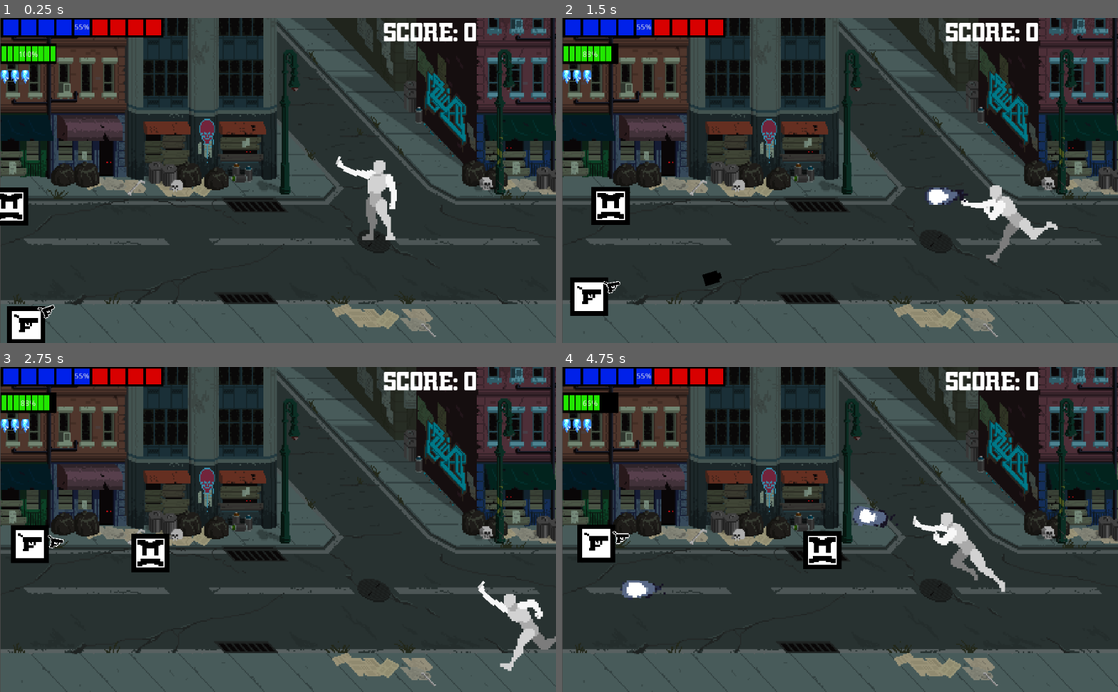
Above: before the commit, frames 1-4 (two rows, left to right).
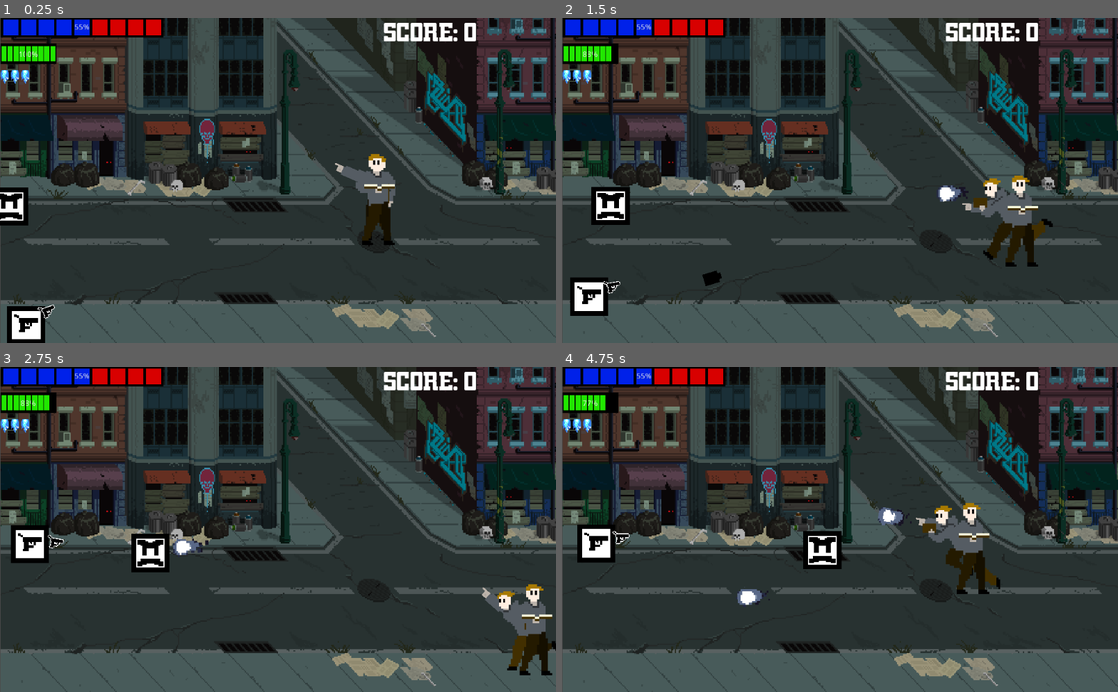
Above: after the commit, the same moments.

Repository: Fronzalo/Political_Counter
Game: Godot game, scene res://Testing grounds.tscn
Two runs of this game, one before a commit and one after it. Both use one fixed random seed, a clock stepped at 60 frames per second and the inputs below.
Inputs (mouse positions are in pixels of both pictures, inside the frame that each line leads up to):
- Up to frame 1 (0.25 s): no input
- Up to frame 2 (1.5 s): move the mouse to (962, 164) at 0.52 s; hold D (right) 0.53-1.28 s; right-click (962, 164) at 0.6 s; move the mouse to (728, 196) at 1.27 s; hold S (down) from 1.28 s (still down); click (728, 196) at 1.35 s
- Up to frame 3 (2.75 s): move the mouse to (333, 458) at 2.02 s; release S (down) at 2.03 s; hold D (right) from 2.03 s (still down); right-click (333, 458) at 2.1 s
- Up to frame 4 (4.75 s): move the mouse to (812, 594) at 2.77 s; release D (right) at 2.78 s; hold Up (up) 2.78-3.53 s; click (812, 594) at 2.85 s; move the mouse to (1006, 578) at 3.52 s; hold A (left) from 3.53 s (still down); right-click (1006, 578) at 3.6 s; tap R (Reload) at 4.15 s; move the mouse to (673, 480) at 4.27 s; click (673, 480) at 4.35 s

The runs differ from the first frame. In frame 1, 1.4% of the frame differs, in the area x 60-72%, y 41-70%; in frame 2, 2.2%; in frame 3, 2.0%; in frame 4, 2.9%, in the area x 3-80%, y 8-74%.

Commit message:
better graphics
uwu

Diff:
--- a/Biden.gd
+++ b/Biden.gd
@@ -84,9 +84,11 @@
 			$Biden.show()
 			firing = false
 			$Go.start()
-	if health <= 0:
+	if health <= 0 and health >= -5:
+		health = -10
+	if health == -10:
 		explode()
-
+		health = -9
 func explode():
 	speed = 0
 	$Go.stop()
@@ -98,8 +100,8 @@
 	$EXPLODE.show()
 	$Lazer_animation/AnimationPlayer.play("Explode")
 	yield($Lazer_animation/AnimationPlayer,"animation_finished")
+	queue_free()
 	PlayerInfo.change_score(+800)
-	queue_free()
 
 
 
--- a/KinematicBody2D.gd
+++ b/KinematicBody2D.gd
@@ -27,17 +27,7 @@
 			chargetimer = false
 
 	if Input.is_action_just_pressed("Reload"):
-		$ReloadTimer.wait_time = 0.6
-		reload_amount = 0
-		$ReloadTimer.start()
-		$ReloadTimer/Reload_Time.start()
-
-
-	if Input.is_action_just_released("Reload"):
-		$ReloadTimer.stop()
-		$ReloadTimer/Reload_Time.stop()
-		reload_amount = 0
-		$ReloadTimer.wait_time = 0.3
+		PlayerInfo.change_shots(+1)
 
 
 #	if Input.is_action_just_pressed("shoot"):
@@ -55,6 +45,7 @@
 	if PlayerInfo.get_health() <= 0 or PlayerInfo.get_health() >= 9:
 		get_tree().reload_current_scene()
 		PlayerInfo.reset()
+	#$ArmPosition/Arm/Sprite.position = $ArmPosition
 
 func _physics_process(delta):
 	get_input()
--- a/Player.tscn
+++ b/Player.tscn
@@ -1,13 +1,15 @@
-[gd_scene load_steps=13 format=2]
-
-[ext_resource path="res://Arm.png" type="Texture" id=1]
-[ext_resource path="res://Testing resources/testo.png" type="Texture" id=2]
+[gd_scene load_steps=16 format=2]
+
+[ext_resource path="res://New Piskel (9).png" type="Texture" id=1]
+[ext_resource path="res://Testing resources/protag_kun.png" type="Texture" id=2]
 [ext_resource path="res://KinematicBody2D.gd" type="Script" id=3]
 [ext_resource path="res://Armcode.gd" type="Script" id=4]
-[ext_resource path="res://Testing resources/PrototypeHero_noSword (2).png" type="Texture" id=5]
+[ext_resource path="res://idle.png" type="Texture" id=5]
+[ext_resource path="res://reload during.png" type="Texture" id=6]
+[ext_resource path="res://reload inital.png" type="Texture" id=7]
 
 [sub_resource type="RectangleShape2D" id=1]
-extents = Vector2( 9.10964, 2.73089 )
+extents = Vector2( 12.7566, 3.20574 )
 
 [sub_resource type="RectangleShape2D" id=2]
 extents = Vector2( 3.82324, 8.19266 )
@@ -73,7 +75,7 @@
 tracks/1/imported = false
 tracks/1/enabled = true
 tracks/1/keys = {
-"points": PoolRealArray( -2, -0.25, 0, 0.25, 0, -2, -0.25, 0, 0.25, 0, -2, -0.25, 0, 0.25, 0 ),
+"points": PoolRealArray( -2.18471, -0.25, 0, 0.25, 0, -2.00265, -0.25, 0, 0.25, 0, -2.00265, -0.25, 0, 0.25, 0 ),
 "times": PoolRealArray( 0, 0.1, 0.3 )
 }
 tracks/2/type = "bezier"
@@ -83,7 +85,7 @@
 tracks/2/imported = false
 tracks/2/enabled = true
 tracks/2/keys = {
-"points": PoolRealArray( -9, -0.25, 0, 0.25, 0, -9, -0.25, 0, 0.25, 0, -10, -0.25, 0, 0.25, 0 ),
+"points": PoolRealArray( -7.46442, -0.25, 0, 0.25, 0, -8.0106, -0.25, 0, 0.25, 0, -8.73884, -0.25, 0, 0.25, 0 ),
 "times": PoolRealArray( 0, 0.1, 0.3 )
 }
 
@@ -109,23 +111,40 @@
 tracks/1/imported = false
 tracks/1/enabled = true
 tracks/1/keys = {
-"points": PoolRealArray( 11, -0.25, 0, 0.25, 0, 11, -0.25, 0, 0.25, 0, 10, -0.25, 0, 0.25, 0, 9, -0.25, 0, 0.25, 0, 7, -0.25, 0, 0.25, 0, 7, -0.25, 0, 0.25, 0, 8, -0.25, 0, 0.25, 0, 8, -0.25, 0, 0.25, 0, 8, -0.25, 0, 0.25, 0 ),
-"times": PoolRealArray( 0, 0.1, 0.2, 0.3, 0.4, 0.5, 0.6, 0.7, 0.8 )
-}
-tracks/2/type = "bezier"
-tracks/2/path = NodePath("ArmPosition:position:y")
-tracks/2/interp = 1
-tracks/2/loop_wrap = true
-tracks/2/imported = false
-tracks/2/enabled = true
-tracks/2/keys = {
-"points": PoolRealArray( -7, -0.25, 0, 0.25, 0, -7, -0.25, 0, 0.25, 0, -6, -0.25, 0, 0.25, 0, -6, -0.25, 0, 0.25, 0, -8, -0.25, 0, 0.25, 0, -7, -0.25, 0, 0.25, 0, -7, -0.25, 0, 0.25, 0, -7, -0.25, 0, 0.25, 0, -6, -0.25, 0, 0.25, 0 ),
-"times": PoolRealArray( 0, 0.1, 0.2, 0.3, 0.4, 0.5, 0.6, 0.7, 0.8 )
+"points": PoolRealArray( 8.55678, -0.25, 0, 0.25, 0, 8.9209, -0.25, 0, 0.25, 0, 9.64914, -0.25, 0, 0.25, 0, 9, -0.25, 0, 0.25, 0, 6.19001, -0.25, 0, 0.25, 0, 6.91825, -0.25, 0, 0.25, 0, 8, -0.25, 0, 0.25, 0, 8, -0.25, 0, 0.25, 0, 8, -0.25, 0, 0.25, 0 ),
+"times": PoolRealArray( 0, 0.1, 0.2, 0.3, 0.4, 0.5, 0.6, 0.7, 0.8 )
+}
+tracks/2/type = "bezier"
+tracks/2/path = NodePath("ArmPosition:position:y")
+tracks/2/interp = 1
+tracks/2/loop_wrap = true
+tracks/2/imported = false
+tracks/2/enabled = true
+tracks/2/keys = {
+"points": PoolRealArray( -8.9209, -0.25, 0, 0.25, 0, -8.55678, -0.25, 0, 0.25, 0, -6.55413, -0.25, 0, 0.25, 0, -6, -0.25, 0, 0.25, 0, -11.2877, -0.25, 0, 0.25, 0, -10.7415, -0.25, 0, 0.25, 0, -7, -0.25, 0, 0.25, 0, -7, -0.25, 0, 0.25, 0, -6, -0.25, 0, 0.25, 0 ),
+"times": PoolRealArray( 0, 0.1, 0.2, 0.3, 0.4, 0.5, 0.6, 0.7, 0.8 )
+}
+
+[sub_resource type="Animation" id=8]
+resource_name = "reload_to"
+length = 0.8
+tracks/0/type = "value"
+tracks/0/path = NodePath("reload_swap:frame")
+tracks/0/interp = 1
+tracks/0/loop_wrap = true
+tracks/0/imported = false
+tracks/0/enabled = true
+tracks/0/keys = {
+"times": PoolRealArray( 0, 0.1, 0.2, 0.3, 0.4, 0.5, 0.6, 0.7, 0.8, 0.9, 1 ),
+"transitions": PoolRealArray( 1, 1, 1, 1, 1, 1, 1, 1, 1, 1, 1 ),
+"update": 1,
+"values": [ 0, 1, 2, 3, 4, 5, 5, 5, 5, 5, 5 ]
 }
 
 [sub_resource type="Animation" id=7]
 resource_name = "running_flipped"
 length = 0.8
+loop = true
 tracks/0/type = "value"
 tracks/0/path = NodePath("Run_animation:frame")
 tracks/0/interp = 1
@@ -145,18 +164,18 @@
 tracks/1/imported = false
 tracks/1/enabled = true
 tracks/1/keys = {
-"points": PoolRealArray( -12, -0.25, 0, 0.25, 0, -12, -0.25, 0, 0.25, 0, -11, -0.25, 0, 0.25, 0, -11, -0.25, 0, 0.25, 0, -9, -0.25, 0, 0.25, 0, -10, -0.25, 0, 0.25, 0 ),
-"times": PoolRealArray( 0, 0.1, 0.2, 0.3, 0.4, 0.7 )
-}
-tracks/2/type = "bezier"
-tracks/2/path = NodePath("ArmPosition:position:y")
-tracks/2/interp = 1
-tracks/2/loop_wrap = true
-tracks/2/imported = false
-tracks/2/enabled = true
-tracks/2/keys = {
-"points": PoolRealArray( -8, -0.25, 0, 0.25, 0, -8, -0.25, 0, 0.25, 0, -6, -0.25, 0, 0.25, 0, -5, -0.25, 0, 0.25, 0, -9, -0.25, 0, 0.25, 0, -5, -0.25, 0, 0.25, 0 ),
-"times": PoolRealArray( 0, 0.1, 0.2, 0.3, 0.4, 0.7 )
+"points": PoolRealArray( -8.557, -0.25, 0, 0.25, 0, -8.921, -0.25, 0, 0.25, 0, -9.649, -0.25, 0, 0.25, 0, -9, -0.25, 0, 0.25, 0, -6.19, -0.25, 0, 0.25, 0, -6.918, -0.25, 0, 0.25, 0, -8, -0.25, 0, 0.25, 0, -8, -0.25, 0, 0.25, 0, 8, -0.25, 0, 0.25, 0 ),
+"times": PoolRealArray( 0, 0.1, 0.2, 0.3, 0.4, 0.5, 0.6, 0.7, 0.8 )
+}
+tracks/2/type = "bezier"
+tracks/2/path = NodePath("ArmPosition:position:y")
+tracks/2/interp = 1
+tracks/2/loop_wrap = true
+tracks/2/imported = false
+tracks/2/enabled = true
+tracks/2/keys = {
+"points": PoolRealArray( -8.921, -0.25, 0, 0.25, 0, -8.557, -0.25, 0, 0.25, 0, -6.554, -0.25, 0, 0.25, 0, -6, -0.25, 0, 0.25, 0, -11.288, -0.25, 0, 0.25, 0, -10.741, -0.25, 0, 0.25, 0, -7, -0.25, 0, 0.25, 0, -7, -0.25, 0, 0.25, 0, -6, -0.25, 0, 0.25, 0 ),
+"times": PoolRealArray( 0, 0.1, 0.2, 0.3, 0.4, 0.5, 0.6, 0.7, 0.8 )
 }
 
 [node name="Player" type="KinematicBody2D"]
@@ -164,33 +183,41 @@
 script = ExtResource( 3 )
 
 [node name="ArmPosition" type="Position2D" parent="."]
-position = Vector2( -10, -5 )
+position = Vector2( 1.63853, -7.55364 )
+scale = Vector2( 0.759682, 1 )
 script = ExtResource( 4 )
 __meta__ = {
 "_edit_group_": true
 }
 
 [node name="Arm" type="Area2D" parent="ArmPosition"]
+position = Vector2( 0.479307, -1.36726 )
+__meta__ = {
+"_edit_group_": true
+}
 
 [node name="Sprite" type="Sprite" parent="ArmPosition/Arm"]
-position = Vector2( -4.0053, -3.37737 )
+position = Vector2( 2.38419e-07, 0 )
 scale = Vector2( 1.12433, 0.800069 )
 texture = ExtResource( 1 )
 centered = false
+offset = Vector2( 0, -2.646 )
 
 [node name="CollisionShape2D" type="CollisionShape2D" parent="ArmPosition/Arm"]
-position = Vector2( 8, 0.546 )
+position = Vector2( 12.2222, 1.18157 )
+scale = Vector2( 0.976899, 0.908666 )
 shape = SubResource( 1 )
 
 [node name="Position2D" type="Position2D" parent="ArmPosition/Arm/CollisionShape2D"]
-position = Vector2( 10.1953, -1.09235 )
+position = Vector2( 12.976, -0.601 )
 
 [node name="Sprite" type="Sprite" parent="."]
 rotation = 8.74228e-08
 scale = Vector2( 0.898, 0.898 )
 texture = ExtResource( 5 )
-hframes = 7
-frame = 4
+hframes = 2
+vframes = 3
+frame = 3
 
 [node name="BodyCollider" type="CollisionShape2D" parent="."]
 position = Vector2( 0.364118, 10.5594 )
@@ -203,10 +230,13 @@
 wait_time = 0.2
 
 [node name="Run_animation" type="Sprite" parent="."]
+visible = false
+position = Vector2( -2.18471, -15.1109 )
 rotation = 3.14159
 scale = Vector2( -0.893, -0.893 )
 texture = ExtResource( 2 )
-hframes = 8
+hframes = 3
+vframes = 3
 frame = 7
 
 [node name="HitBox" type="Area2D" parent="."]
@@ -223,6 +253,7 @@
 anims/Idle = SubResource( 4 )
 anims/Idle_flipped = SubResource( 5 )
 anims/Running = SubResource( 6 )
+anims/reload_to = SubResource( 8 )
 anims/running_flipped = SubResource( 7 )
 
 [node name="Chargereload" type="Timer" parent="."]
@@ -230,6 +261,17 @@
 autostart = true
 
 [node name="chargetimer" type="Timer" parent="."]
+
+[node name="reload" type="Sprite" parent="."]
+texture = ExtResource( 6 )
+hframes = 2
+vframes = 6
+
+[node name="reload_swap" type="Sprite" parent="."]
+texture = ExtResource( 7 )
+hframes = 2
+vframes = 3
+frame = 5
 
 [connection signal="timeout" from="ReloadTimer" to="." method="_on_ReloadTimer_timeout"]
 [connection signal="timeout" from="ReloadTimer/Reload_Time" to="." method="_on_Reload_Time_timeout"]
--- a/Trump.gd
+++ b/Trump.gd
@@ -97,9 +97,11 @@
 	else:
 		pass
 
-	if health <= 0:
-		PlayerInfo.change_score(+800)
+	if health <= 0 and health >= -5:
+		health = -10
+	if health == -10:
 		explode()
+		health = -9
 
 
 
@@ -115,6 +117,7 @@
 	$Dead_explosion.show()
 	$AnimationPlayer.play("Death_Explosion")
 	yield($AnimationPlayer,"animation_finished")
+	PlayerInfo.change_score(+800)
 	queue_free()
 
 func _on_Go_timeout():
--- a/UI.gd
+++ b/UI.gd
@@ -7,7 +7,7 @@
 func _process(delta):
 	$Healthbar.value = PlayerInfo.get_health()
 	$Reload.value = PlayerInfo.get_shots()
-	$Score_Counter.text = "SCORE: " + str(PlayerInfo.get_score())
+	$Score_Counter.text = "SCORE: " + str(PlayerInfo.get_score()+0)
 	$highscore_counter.text = "HIGHSCORE: " + str(PlayerInfo.get_high())
 	if PlayerInfo.get_high() <= 0:
 		$highscore_counter.hide()
Binary file added: New Piskel (9).png
Not shown, added: New Piskel (9).png.import
Binary file added: Testing resources/Arm.png
Not shown, added: Testing resources/Arm.png.import
Binary file added: Testing resources/idle.png
Not shown, added: Testing resources/idle.png.import
Binary file added: Testing resources/protag_kun.png
Not shown, added: Testing resources/protag_kun.png.import
Binary file added: idle.png
Not shown, added: idle.png.import
Binary file added: reload during.png
Not shown, added: reload during.png.import
(and 2 more such lines)
